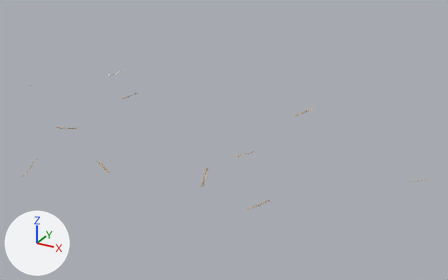
One commit to the FBX model exports/TowerOfPets/Floor1/Floor1_Bridges.fbx: the scene before it, then after it.
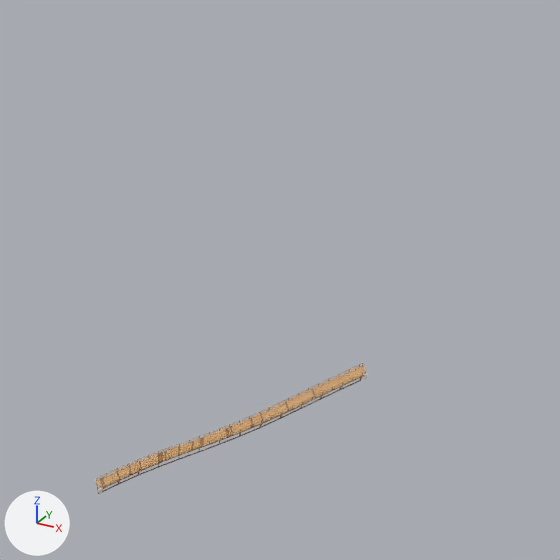
The first picture shows the older version from a 50 mm lens placed at (11211.0, -15810.0, 8019.0), pointed at (2554.0, -71.0, 149.0). The close-ups show the older and then the newer version on the part from 53% to 64% of the width and 60% to 77% of the height of that picture. Only the edits that show in the close-ups are written down. Arrows for +X, +Y and +Z are at lower left; the lights stay in place. Where no turn or scale is listed for an object, it has been applied to the vertices.

In view in the first close-up: 'Bridge_Swamp_Cliff_Trail_7_Deck__Wood_Dark', 'Bridge_Swamp_Cliff_Trail_7_Deck__Wood_Plank', 'Bridge_Swamp_Cliff_Trail_7_Rails__Wood_Dark', 'Bridge_Swamp_Cliff_Trail_7_Rails__Wood_Plank', 'Bridge_Swamp_Cliff_Trail_7_Supports__Bridge_Stone', 'Bridge_Swamp_Cliff_Trail_7_Supports__Wood_Dark'.
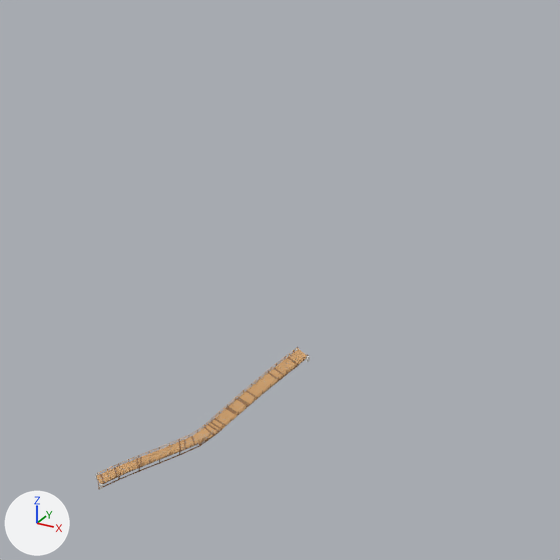
The change, as a list of edits to the scene's bpy script:
```text
Remove ob_bridge_swamp_cliff_trail_7_supports__bridge_stone:
    ob_bridge_swamp_cliff_trail_7_supports__bridge_stone = bpy.data.objects.new('Bridge_Swamp_Cliff_Trail_7_Supports__Bridge_Stone', me_bridge_swamp_cliff_trail_7_supports__bridge_stone)
Remove ob_bridge_swamp_cliff_trail_7_rails__wood_plank:
    ob_bridge_swamp_cliff_trail_7_rails__wood_plank = bpy.data.objects.new('Bridge_Swamp_Cliff_Trail_7_Rails__Wood_Plank', me_bridge_swamp_cliff_trail_7_rails__wood_plank)
Remove ob_bridge_swamp_cliff_trail_7_deck__wood_dark:
    ob_bridge_swamp_cliff_trail_7_deck__wood_dark = bpy.data.objects.new('Bridge_Swamp_Cliff_Trail_7_Deck__Wood_Dark', me_bridge_swamp_cliff_trail_7_deck__wood_dark)
Remove ob_bridge_swamp_cliff_trail_7_rails__wood_dark:
    ob_bridge_swamp_cliff_trail_7_rails__wood_dark = bpy.data.objects.new('Bridge_Swamp_Cliff_Trail_7_Rails__Wood_Dark', me_bridge_swamp_cliff_trail_7_rails__wood_dark)
Remove ob_bridge_swamp_cliff_trail_7_deck__wood_plank:
    ob_bridge_swamp_cliff_trail_7_deck__wood_plank = bpy.data.objects.new('Bridge_Swamp_Cliff_Trail_7_Deck__Wood_Plank', me_bridge_swamp_cliff_trail_7_deck__wood_plank)
Remove ob_bridge_swamp_cliff_trail_7_supports__wood_dark:
    ob_bridge_swamp_cliff_trail_7_supports__wood_dark = bpy.data.objects.new('Bridge_Swamp_Cliff_Trail_7_Supports__Wood_Dark', me_bridge_swamp_cliff_trail_7_supports__wood_dark)
Add ob_bridge_swamp_cliff_trail_9_supports__wood_dark:
    ob_bridge_swamp_cliff_trail_9_supports__wood_dark = bpy.data.objects.new('Bridge_Swamp_Cliff_Trail_9_Supports__Wood_Dark', me_bridge_swamp_cliff_trail_9_supports__wood_dark)  # 2532 vertices, 3804 faces; spans x 5018.0..5361.0, y -3323.0..-2943.0, z -53.0..196.0; in mat_wood_dark (brown #956c45)
    ob_bridge_swamp_cliff_trail_9_supports__wood_dark.location = (0.0, 0.0, 0.0)
Add ob_bridge_swamp_cliff_trail_9_deck__wood_plank:
    ob_bridge_swamp_cliff_trail_9_deck__wood_plank = bpy.data.objects.new('Bridge_Swamp_Cliff_Trail_9_Deck__Wood_Plank', me_bridge_swamp_cliff_trail_9_deck__wood_plank)  # 936 vertices, 1404 faces; spans x 5016.0..5362.0, y -3325.0..-2941.0, z -31.0..198.0; in mat_wood_plank (orange #cc9e69)
    ob_bridge_swamp_cliff_trail_9_deck__wood_plank.location = (0.0, 0.0, 0.0)
Add ob_bridge_swamp_cliff_trail_9_rails__wood_dark:
    ob_bridge_swamp_cliff_trail_9_rails__wood_dark = bpy.data.objects.new('Bridge_Swamp_Cliff_Trail_9_Rails__Wood_Dark', me_bridge_swamp_cliff_trail_9_rails__wood_dark)  # 384 vertices, 576 faces; spans x 5017.0..5362.0, y -3324.0..-2942.0, z -30.0..204.0; in mat_wood_dark (brown #956c45)
    ob_bridge_swamp_cliff_trail_9_rails__wood_dark.location = (0.0, 0.0, 0.0)
Add ob_bridge_swamp_cliff_trail_9_rails__wood_plank:
    ob_bridge_swamp_cliff_trail_9_rails__wood_plank = bpy.data.objects.new('Bridge_Swamp_Cliff_Trail_9_Rails__Wood_Plank', me_bridge_swamp_cliff_trail_9_rails__wood_plank)  # 736 vertices, 1104 faces; spans x 5017.0..5362.0, y -3324.0..-2942.0, z -27.0..204.0; in mat_wood_plank (orange #cc9e69)
    ob_bridge_swamp_cliff_trail_9_rails__wood_plank.location = (0.0, 0.0, 0.0)
Add ob_bridge_swamp_cliff_trail_9_supports__bridge_stone:
    ob_bridge_swamp_cliff_trail_9_supports__bridge_stone = bpy.data.objects.new('Bridge_Swamp_Cliff_Trail_9_Supports__Bridge_Stone', me_bridge_swamp_cliff_trail_9_supports__bridge_stone)  # 32 vertices, 48 faces; spans x 5012.0..5367.0, y -3329.0..-2937.0, z -40.0..199.0; in mat_bridge_stone (light grey #e2dfda)
    ob_bridge_swamp_cliff_trail_9_supports__bridge_stone.location = (0.0, 0.0, 0.0)
Add ob_bridge_swamp_cliff_trail_9_deck__wood_dark:
    ob_bridge_swamp_cliff_trail_9_deck__wood_dark = bpy.data.objects.new('Bridge_Swamp_Cliff_Trail_9_Deck__Wood_Dark', me_bridge_swamp_cliff_trail_9_deck__wood_dark)  # 152 vertices, 228 faces; spans x 5022.0..5349.0, y -3321.0..-2963.0, z -28.0..186.0; in mat_wood_dark (brown #956c45)
    ob_bridge_swamp_cliff_trail_9_deck__wood_dark.location = (0.0, 0.0, 0.0)
```

Changed parts and their boxes (x1, y1, x2, y2) in the close-ups (560 x 560 px):
'Bridge_Swamp_Cliff_Trail_9_Deck__Wood_Plank', added
    after: (97, 349, 307, 484)
'Bridge_Swamp_Cliff_Trail_7_Deck__Wood_Plank', deleted
    before: (96, 366, 365, 489)
'Bridge_Swamp_Cliff_Trail_7_Supports__Wood_Dark', deleted
    before: (97, 368, 363, 494)
'Bridge_Swamp_Cliff_Trail_7_Rails__Wood_Plank', deleted
    before: (97, 363, 365, 487)
'Bridge_Swamp_Cliff_Trail_9_Deck__Wood_Dark', added
    after: (100, 356, 298, 483)
'Bridge_Swamp_Cliff_Trail_9_Rails__Wood_Plank', added
    after: (98, 348, 305, 482)
'Bridge_Swamp_Cliff_Trail_9_Supports__Wood_Dark', added
    after: (97, 354, 306, 489)
'Bridge_Swamp_Cliff_Trail_7_Deck__Wood_Dark', deleted
    before: (100, 389, 317, 488)
'Bridge_Swamp_Cliff_Trail_7_Rails__Wood_Dark', deleted
    before: (96, 363, 366, 488)
'Bridge_Swamp_Cliff_Trail_9_Rails__Wood_Dark', added
    after: (97, 347, 308, 484)
'Bridge_Swamp_Cliff_Trail_9_Supports__Bridge_Stone', added
    after: (96, 348, 310, 489)
'Bridge_Swamp_Cliff_Trail_7_Supports__Bridge_Stone', deleted
    before: (95, 364, 367, 494)
